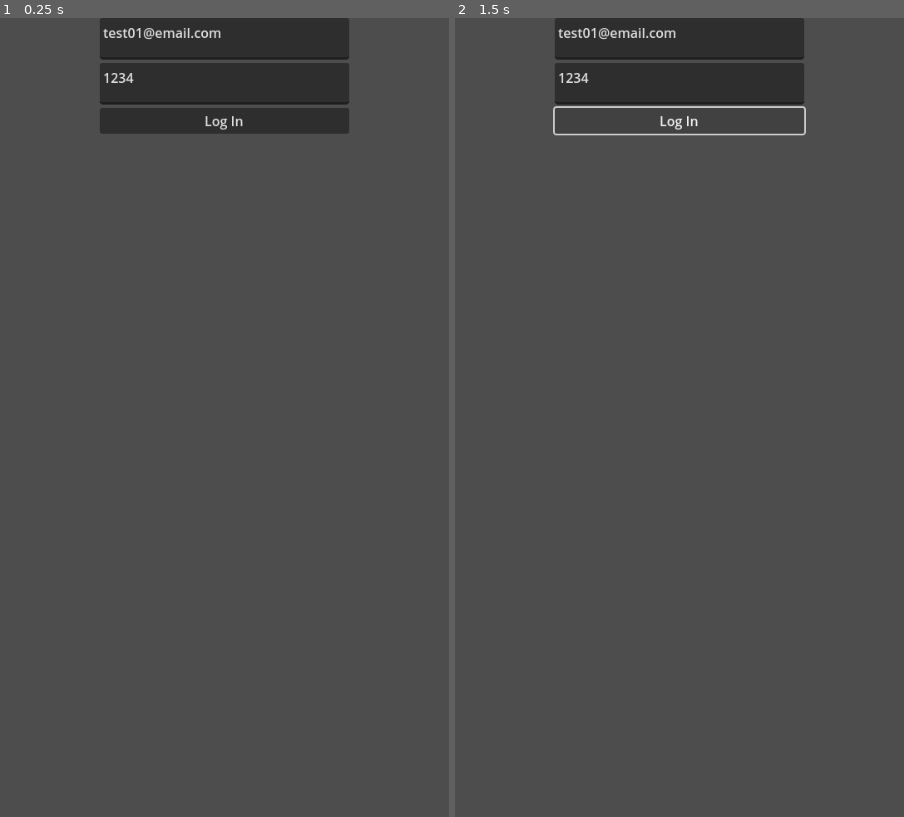
Above: before the commit, frames 1-2 (left to right).
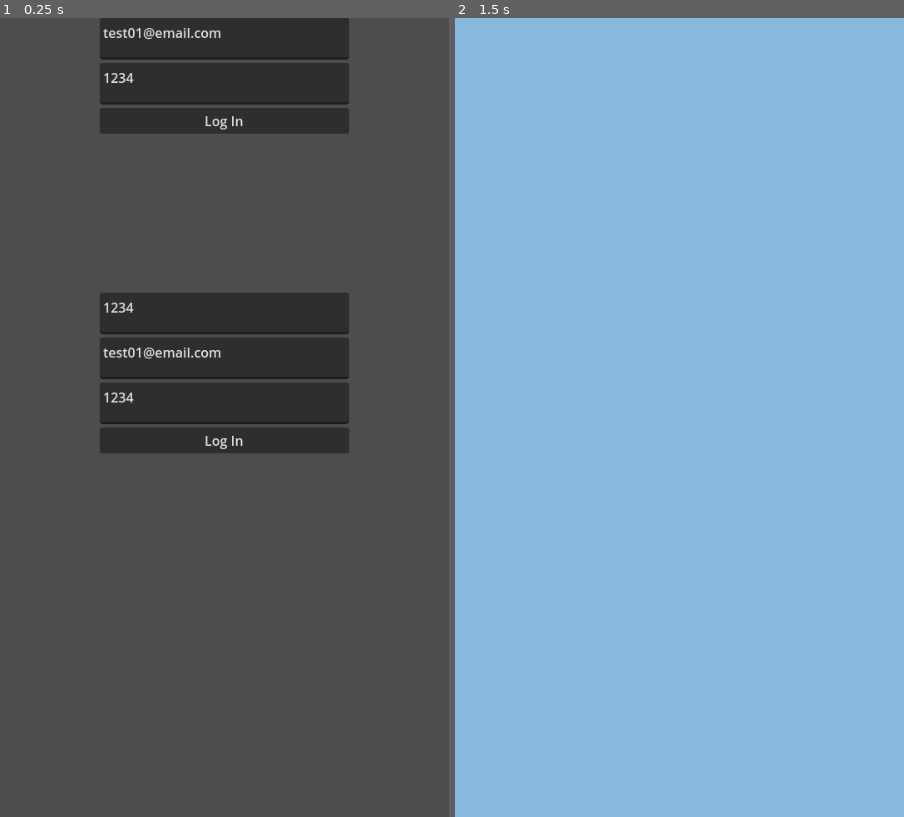
Above: after the commit, the same moments.

Repository: DrowningTime/LifeGrind
Game: Godot game, scene res://MainMenu/MainMenu.tscn
The game is run twice, just before and just after one commit, with the same random seed, the same clock (stepped at 60 frames per second) and the same inputs.
Inputs (mouse positions are in pixels of both pictures, inside the frame that each line leads up to):
- Up to frame 1 (0.25 s): no input
- Up to frame 2 (1.5 s): click "Log In" at 0.5 s; click (679, 121) at 1.25 s, where only the run before the commit has a clickable "Log In"

The runs differ from the first frame. In frame 1, 10% of the frame differs, in the area x 22-78%, y 34-55%; in frame 2, 100%, in the area x 0-100%, y 0-100%.
Error after the commit: Invalid access to property or key 'user' on a base object of type 'Nil'. (res://World/World.gd:10)

Commit message:
Added Register functionality to APIAgent and required input fields to MainMenu

Diff:
--- a/APIAgent/APIAgent.gd
+++ b/APIAgent/APIAgent.gd
@@ -2,10 +2,9 @@
 
 const API = "https://life-grind-be.onrender.com/api/v1"
 
-var email = ""
-var password = ""
 var player_data = {}
 var http_request :  HTTPRequest
+var response_body
 
 # Called when the node enters the scene tree for the first time.
 func _ready():
@@ -13,18 +12,30 @@
 	add_child(http_request)
 	http_request.connect("request_completed",Callable(self,"_on_request_completed"))
 
-
 # Called every frame. 'delta' is the elapsed time since the previous frame.
 func _process(delta):
 	pass
 
-
+# Attempt to Login to backend and if successful, load the response text into var player_data
 func signIn(data):
 	var url = str(API + "/login")
 	var headers = PackedStringArray(["Accept: application/json","Content-Type: application/json"])
 	var json = JSON.stringify(data)
 	http_request.request(url,headers,HTTPClient.METHOD_POST,json)
+	APIAgent.player_data = response_body
+	var scene_tree = get_tree()
+	scene_tree.change_scene_to_file("res://World/World.tscn")
 
+func signUp(data):
+	var url = str(API + "/users")
+	var headers = PackedStringArray(["Accept: application/json","Content-Type: application/json"])
+	var json = JSON.stringify(data)
+	http_request.request(url,headers,HTTPClient.METHOD_POST,json)
+	APIAgent.player_data = response_body
+	var scene_tree = get_tree()
+	scene_tree.change_scene_to_file("res://World/World.tscn")
+
+# Handle request errors and store response text into Node var for use
 func _on_request_completed(result, response_code, headers, body):
 	if result != 0:
 		print("HTTP request failed with error:", result)
@@ -36,6 +47,4 @@
 		print("headers :" + str(headers))
 		print("body :" + body.get_string_from_utf8())
 		var byte_array_as_string = body.get_string_from_utf8()
-		APIAgent.player_data = JSON.parse_string(byte_array_as_string)
-		var scene_tree = get_tree()
-		scene_tree.change_scene_to_file("res://World/World.tscn")
+		APIAgent.response_body = JSON.parse_string(byte_array_as_string)
--- a/MainMenu/LogInMenu.gd
+++ b/MainMenu/LogInMenu.gd
@@ -4,6 +4,7 @@
 
 var email = "test01@email.com"
 var password = "1234"
+var username = "username"
 var http_request :  HTTPRequest
 
 func _ready():
@@ -18,3 +19,16 @@
 func _on_log_in_button_pressed():
 	var data = {"user" : {"email": email,"password": password}}
 	$APIAgent.signIn(data)
+
+func _on_reg_email_box_text_changed():
+	email = $RegisterContainer/EmailBox.text
+
+func _on_reg_password_box_text_changed():
+	password = $RegisterContainer/PasswordBox.text
+
+func _on_reg_username_box_text_changed():
+	password = $RegisterContainer/UsernameBox.text
+
+func _on_register_button_pressed():
+	var data = {"user" : {"email": email,"password": password, "username": username}}
+	$APIAgent.signIn(data)
--- a/MainMenu/MainMenu.tscn
+++ b/MainMenu/MainMenu.tscn
@@ -13,7 +13,7 @@
 script = ExtResource("1_yef5k")
 
 [node name="VBoxContainer" type="VBoxContainer" parent="."]
-custom_minimum_size = Vector2(300, 300)
+custom_minimum_size = Vector2(300, 150)
 layout_mode = 1
 anchors_preset = 5
 anchor_left = 0.5
@@ -41,6 +41,47 @@
 
 [node name="APIAgent" parent="." instance=ExtResource("2_d5c8y")]
 
+[node name="RegisterContainer" type="VBoxContainer" parent="."]
+custom_minimum_size = Vector2(300, 300)
+layout_mode = 1
+anchors_preset = 8
+anchor_left = 0.5
+anchor_top = 0.5
+anchor_right = 0.5
+anchor_bottom = 0.5
+offset_left = -150.0
+offset_top = -150.0
+offset_right = 150.0
+offset_bottom = 150.0
+grow_horizontal = 2
+grow_vertical = 2
+
+[node name="UsernameBox" type="TextEdit" parent="RegisterContainer"]
+custom_minimum_size = Vector2(300, 50)
+layout_mode = 2
+text = "1234"
+placeholder_text = "Password"
+
+[node name="RegEmailBox" type="TextEdit" parent="RegisterContainer"]
+custom_minimum_size = Vector2(300, 50)
+layout_mode = 2
+text = "test01@email.com"
+placeholder_text = "Email Address"
+
+[node name="PasswordBox" type="TextEdit" parent="RegisterContainer"]
+custom_minimum_size = Vector2(300, 50)
+layout_mode = 2
+text = "1234"
+placeholder_text = "Password"
+
+[node name="RegisterButton" type="Button" parent="RegisterContainer"]
+layout_mode = 2
+text = "Log In"
+
 [connection signal="text_changed" from="VBoxContainer/EmailBox" to="." method="_on_email_box_text_changed"]
 [connection signal="text_changed" from="VBoxContainer/PasswordBox" to="." method="_on_password_box_text_changed"]
 [connection signal="pressed" from="VBoxContainer/LogInButton" to="." method="_on_log_in_button_pressed"]
+[connection signal="text_changed" from="RegisterContainer/UsernameBox" to="." method="_on_reg_username_box_text_changed"]
+[connection signal="text_changed" from="RegisterContainer/RegEmailBox" to="." method="_on_reg_email_box_text_changed"]
+[connection signal="text_changed" from="RegisterContainer/PasswordBox" to="." method="_on_reg_password_box_text_changed"]
+[connection signal="pressed" from="RegisterContainer/RegisterButton" to="." method="_on_register_button_pressed"]
